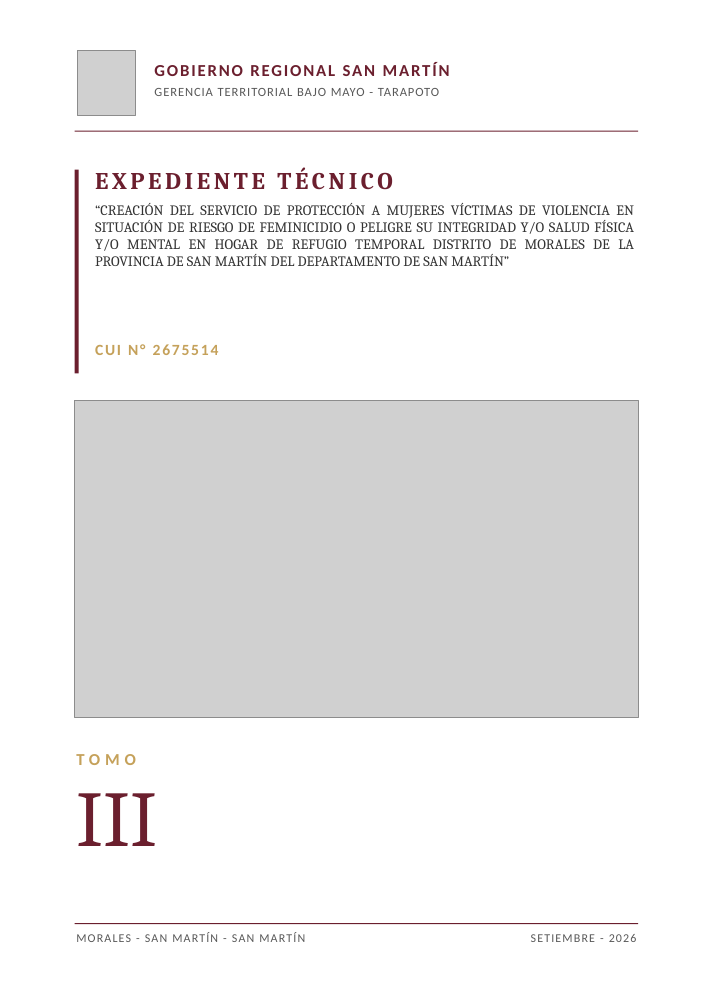
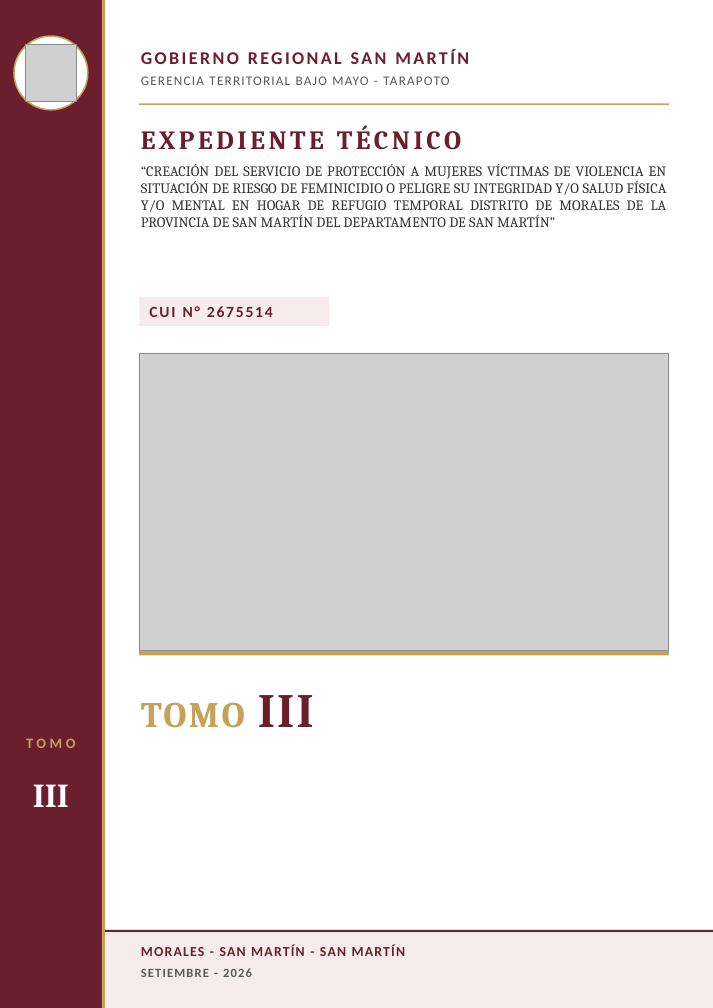
Before and after one commit to josedelcarmenpizarrosuarez10-debug/holaaa, a slide deck: slide 3 of entregables/CARATULAS_TOMOS_I_AL_X_HOGAR_REFUGIO.pptx. Drawn at 713x1008 pixels with LibreOffice and Linux fonts; fonts in the diff are those of the drawing; grey boxes stand for pictures. Boxes give left, top, right and bottom in pixels: in the first picture for what was removed or moved away, otherwise in the second. Text is boxed around its words. In the diff, an @@ line names an element or a change of style, - is before the commit and + after.

```diff
--- a/entregables/CARATULAS_TOMOS_I_AL_X_HOGAR_REFUGIO.pptx
+++ b/entregables/CARATULAS_TOMOS_I_AL_X_HOGAR_REFUGIO.pptx
@@ rectangle added at bbox=[0, 0, 102, 1008], fill #6B1F2E @@
@@ rectangle added at bbox=[102, 0, 105, 1008], fill #C5A15A @@
@@ ellipse added at bbox=[14, 36, 88, 110], fill #FFFFFF, outline #C5A15A 1.25 pt @@
@@ picture: place and size @@
-picture at bbox=[78, 51, 135, 116]
+picture at bbox=[25, 44, 77, 102]
@@ text "GOBIERNO REGIONAL SAN MARTÍN": place and size @@
-text "GOBIERNO REGIONAL SAN MARTÍN" at bbox=[153, 59, 638, 85]
+text "GOBIERNO REGIONAL SAN MARTÍN" at bbox=[141, 49, 469, 64]
@@ text "GOBIERNO REGIONAL SAN MARTÍN" at bbox=[141, 49, 469, 64]: size 14 to 15 pt, letter spacing 1.5 to 2 pt @@
@@ text "GERENCIA TERRITORIAL BAJO MAYO - ...": place and size @@
-text "GERENCIA TERRITORIAL BAJO MAYO - ..." at bbox=[154, 88, 439, 96]
+text "GERENCIA TERRITORIAL BAJO MAYO - ..." at bbox=[141, 76, 449, 85]
@@ text "GERENCIA TERRITORIAL BAJO MAYO - ..." at bbox=[141, 76, 449, 85]: size 10.5 to 11 pt, letter spacing 0.8 to 1 pt @@
@@ rectangle: place and size @@
-rectangle at bbox=[75, 131, 639, 132]
+rectangle at bbox=[139, 103, 668, 105]
@@ rectangle at bbox=[139, 103, 668, 105]: fill #6B1F2E to #C5A15A @@
@@ text "EXPEDIENTE TÉCNICO": place and size @@
-text "EXPEDIENTE TÉCNICO" at bbox=[95, 167, 392, 190]
+text "EXPEDIENTE TÉCNICO" at bbox=[141, 125, 461, 150]
@@ text "EXPEDIENTE TÉCNICO" at bbox=[141, 125, 461, 150]: size 20 to 22 pt @@
@@ rectangle removed at bbox=[75, 170, 79, 373] @@
@@ text "“CREACIÓN DEL SERVICIO DE PROTECCIÓN ..." rewrapped from bbox=[95, 203, 634, 266] to bbox=[141, 164, 667, 227] @@
@@ rectangle added at bbox=[139, 297, 328, 325], fill #F6ECEE @@
@@ text "CUI N° 2675514": place and size @@
-text "CUI N° 2675514" at bbox=[95, 344, 219, 355]
+text "CUI N° 2675514" at bbox=[149, 306, 273, 317]
@@ text "CUI N° 2675514" at bbox=[149, 306, 273, 317]: text colour #C5A15A to #6B1F2E; vertical alignment top to middle @@
@@ picture: place and size @@
-picture at bbox=[75, 401, 639, 718]
+picture at bbox=[139, 353, 668, 650]
@@ rectangle added at bbox=[139, 651, 668, 656], fill #C5A15A @@
@@ text added at bbox=[141, 695, 314, 728], 30 pt, text #C5A15A, bold @@
+TOMO III
@@ text "TOMO": place and size @@
-text "TOMO" at bbox=[76, 754, 136, 765]
+text "TOMO" at bbox=[26, 738, 75, 748]
@@ text "TOMO" at bbox=[26, 738, 75, 748]: size 14 to 12 pt, letter spacing 4 to 3 pt; alignment left to centre @@
@@ text "III": place and size @@
-text "III" at bbox=[76, 793, 157, 846]
+text "III" at bbox=[33, 784, 69, 807]
@@ text "III" at bbox=[33, 784, 69, 807]: size 66 to 28 pt, text colour #6B1F2E to #FFFFFF, bold on; alignment left to centre; vertical alignment top to middle @@
@@ rectangle: place and size @@
-rectangle at bbox=[75, 923, 639, 924]
+rectangle at bbox=[105, 930, 713, 932]
@@ rectangle added at bbox=[105, 930, 713, 1008], fill #F6ECEE @@
@@ text "MORALES - SAN MARTÍN - ...": place and size @@
-text "MORALES - SAN MARTÍN - ..." at bbox=[76, 932, 305, 942]
+text "MORALES - SAN MARTÍN - ..." at bbox=[141, 944, 406, 956]
@@ text "MORALES - SAN MARTÍN - ..." at bbox=[141, 944, 406, 956]: size 10 to 11.5 pt, text colour #595959 to #6B1F2E, bold on @@
@@ text "SETIEMBRE - 2026": place and size @@
-text "SETIEMBRE - 2026" at bbox=[531, 934, 637, 942]
+text "SETIEMBRE - 2026" at bbox=[141, 968, 252, 977]
@@ text "SETIEMBRE - 2026" at bbox=[141, 968, 252, 977]: size 10 to 10.5 pt, bold on; alignment right to left @@
```
Also in this commit, not shown: 9 other slides changed, 8 other files.
